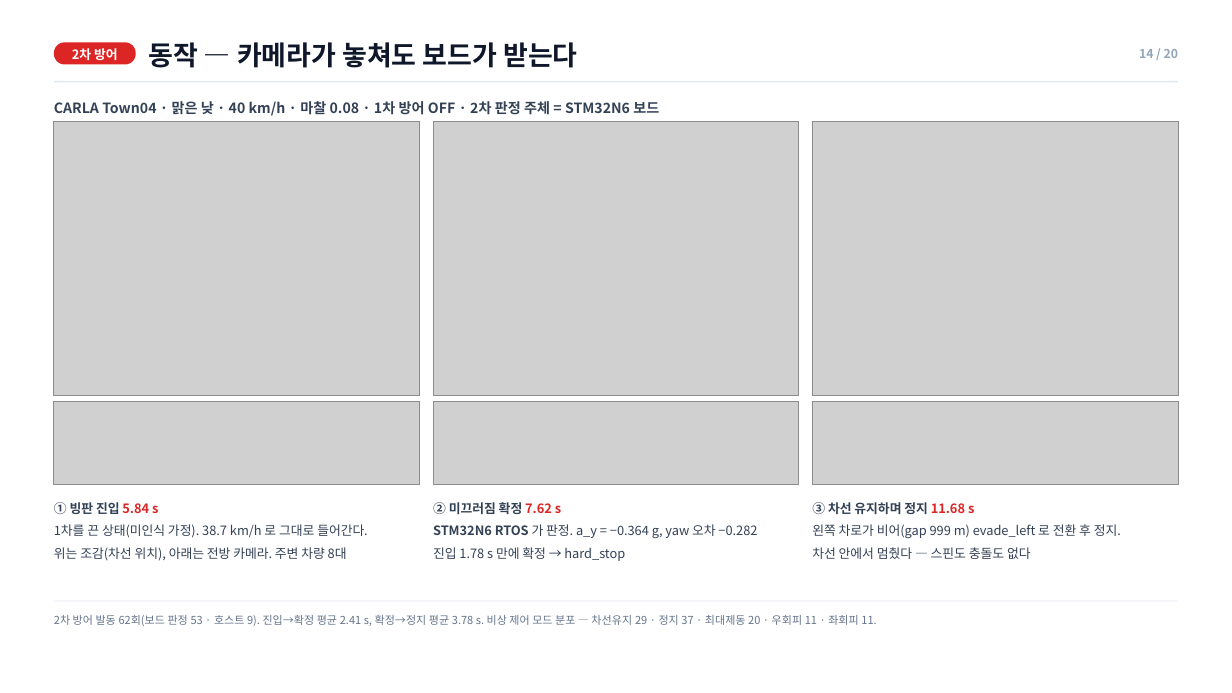
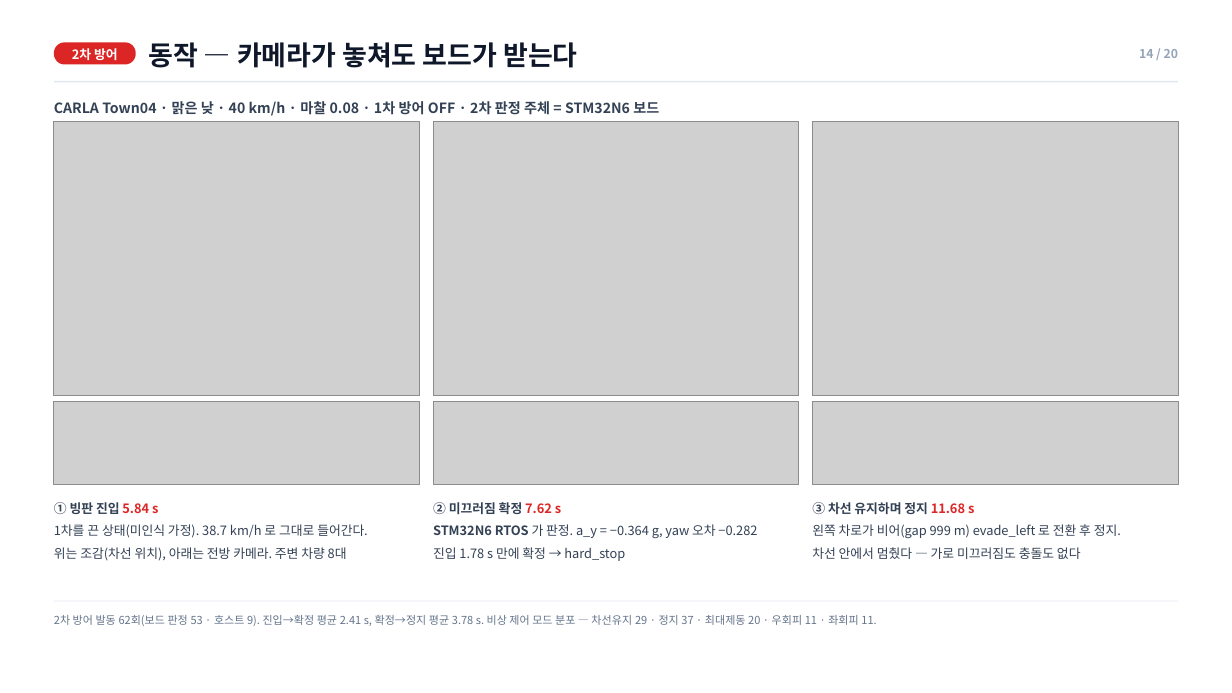
Before and after one commit to gkgk0119gmail-arch/2026ESWContest_mobility_ARTS, a slide deck: slide 14 of report/2026ESWContest_모빌리티_ARTS_개발완료보고서.pptx. Drawn at 1232x693 pixels with LibreOffice and Linux fonts; fonts in the diff are those of the drawing; grey boxes stand for pictures. Boxes give left, top, right and bottom in pixels: in the first picture for what was removed or moved away, otherwise in the second. Text is boxed around its words. In the diff, an @@ line names an element or a change of style, - is before the commit and + after.

Commit message:
README 접힘 제거 + '역방향으로 스핀' 은 측정값과 다르다
1) README 의 <details> 7곳을 전부 펼쳤다. 날씨 격자·데이터셋 출처·파라미터 5묶음·
HIL 설정이 접혀 있어 심사위원이 펼쳐야 보였다. 이제 쭉 읽힌다.

2) '역방향으로 스핀한다'는 틀린 서술이었다. 스핀 판정은 차선 대비 방향 오차 86° 초과이고,
기준선 9건의 실측값은 −88.4°~−99.2° 다. 차체가 차로를 가로질러 돌아간 것이지 역방향을
본 적이 없다. README 히어로 설명, 기준선 설명, 발표자료 16쪽을 전부 '가로로 돌아간다'로
고치고 정의와 실측 범위를 함께 적었다.

3) '자율주행을 그대로 두면 역방향을 본 차가 다시 가속해 유턴해 들어갔다'는 문단을 뺐다.
트래픽 매니저가 경로 복귀를 시도해 생긴 현상인데, 읽는 쪽에서는 '운전자가 역방향으로
가속했다'로 읽혀 오히려 근거를 의심하게 만든다. 기준선의 가정만 남겼다.
코드 주석(carla_demo.py, rerun_baseline.sh)에는 왜 자율주행을 떼는지가 필요하므로
설명은 두되, 실제 기전대로 '복귀 조향이 들어가 차가 돌아서 다시 들어갔다'로 고쳤다.

```diff
--- a/report/2026ESWContest_모빌리티_ARTS_개발완료보고서.pptx
+++ b/report/2026ESWContest_모빌리티_ARTS_개발완료보고서.pptx
@@ text at <box>812,502,1121,559</box>: text changed @@
-③ 차선 유지하며 정지 11.68 s
-왼쪽 차로가 비어(gap 999 m) evade_left 로 전환 후 정지.
-차선 안에서 멈췄다 — 스핀도 충돌도 없다
+③ 차선 유지하며 정지 11.68 s
+왼쪽 차로가 비어(gap 999 m) evade_left 로 전환 후 정지.
+차선 안에서 멈췄다 — 가로 미끄러짐도 충돌도 없다
```
Also in this commit, not shown: 2 other slides changed, 6 other files.
